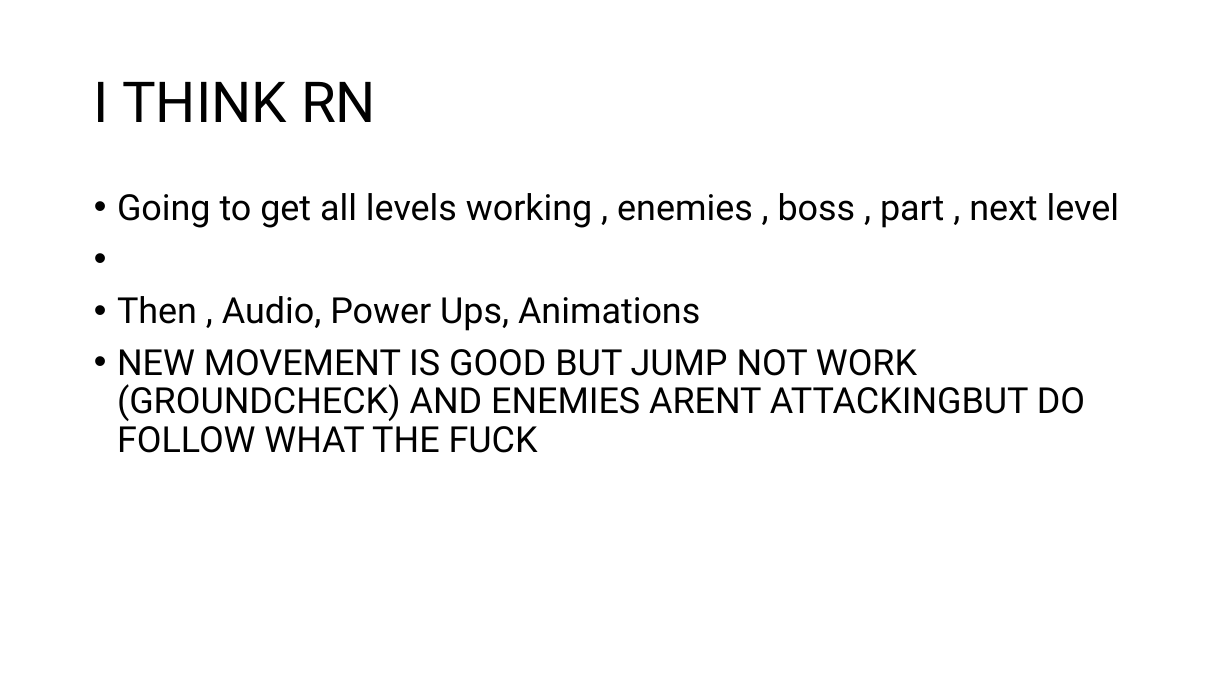
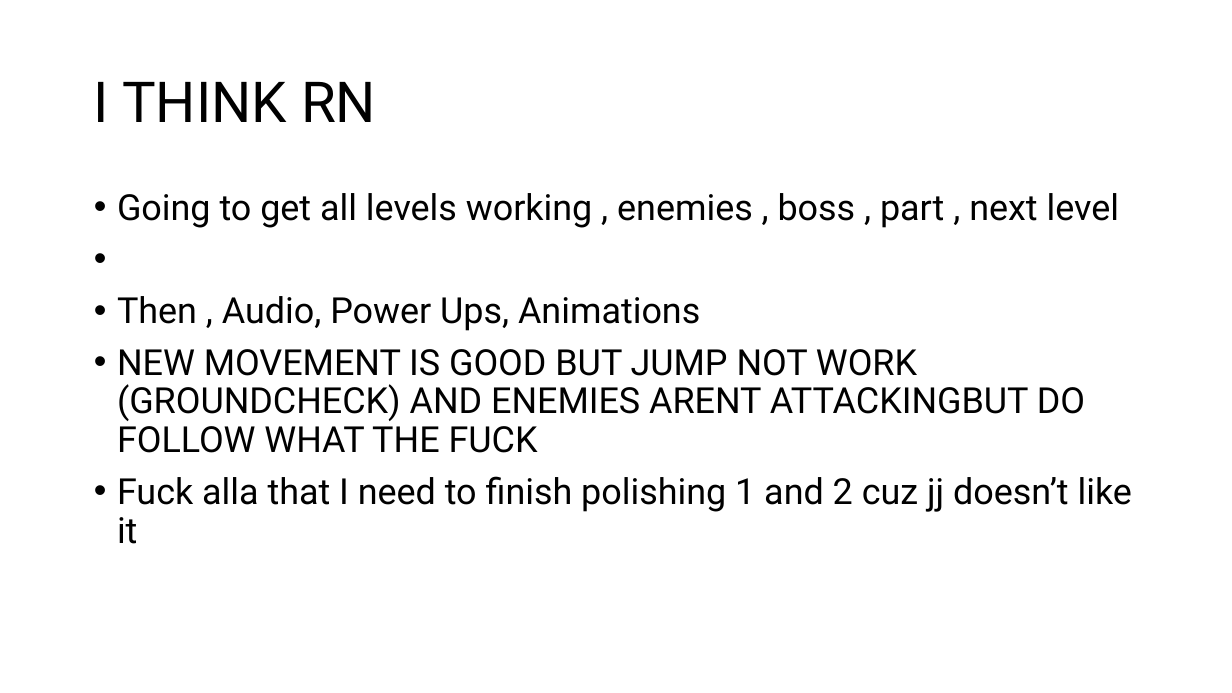
Before and after one commit to Mdot5596/Timeline-Takedown, a slide deck: slide 6 of Documentation/Report/Documentationofstuff.pptx. Drawn at 1232x693 pixels with LibreOffice and Linux fonts; fonts in the diff are those of the drawing. Boxes give left, top, right and bottom in pixels: in the first picture for what was removed or moved away, otherwise in the second. Text is boxed around its words. In the diff, an @@ line names an element or a change of style, - is before the commit and + after.

Commit message:
Starting to Polish L1 ,also poster draft 3

```diff
--- a/Documentation/Report/Documentationofstuff.pptx
+++ b/Documentation/Report/Documentationofstuff.pptx
@@ text at [117, 476, 1132, 544]: paragraph added @@
+• Fuck alla that I need to finish polishing 1 and 2 cuz jj doesn’t like it
```
Also in this commit, not shown: 1 slide added, 16 other files.
